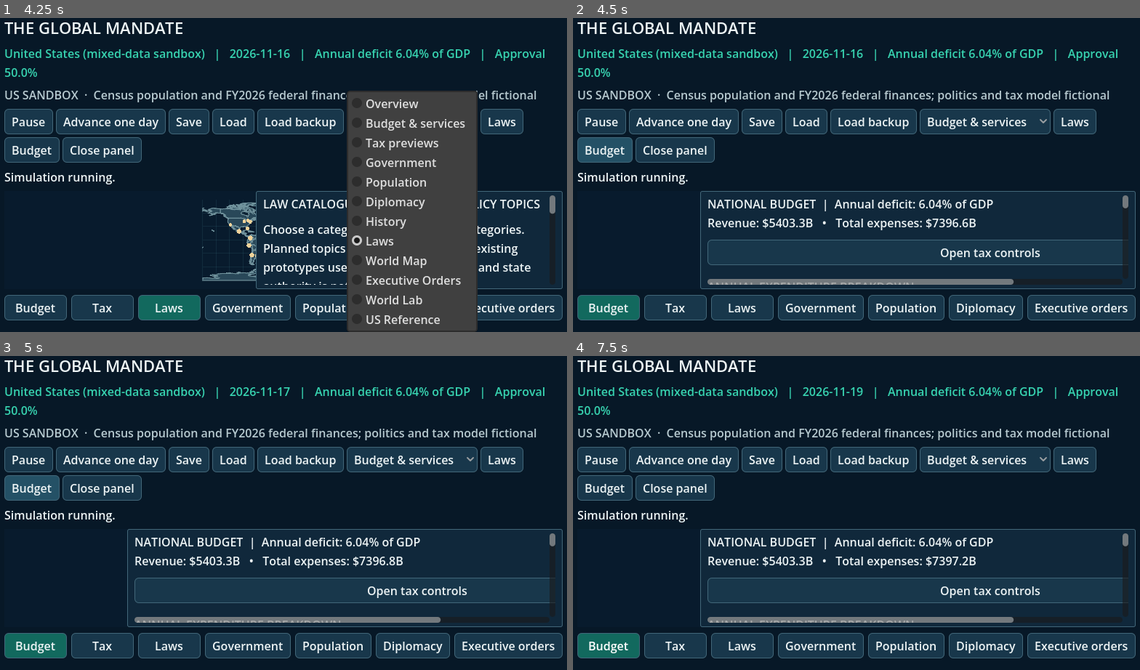
Above: before the commit, frames 1-4 (two rows, left to right).
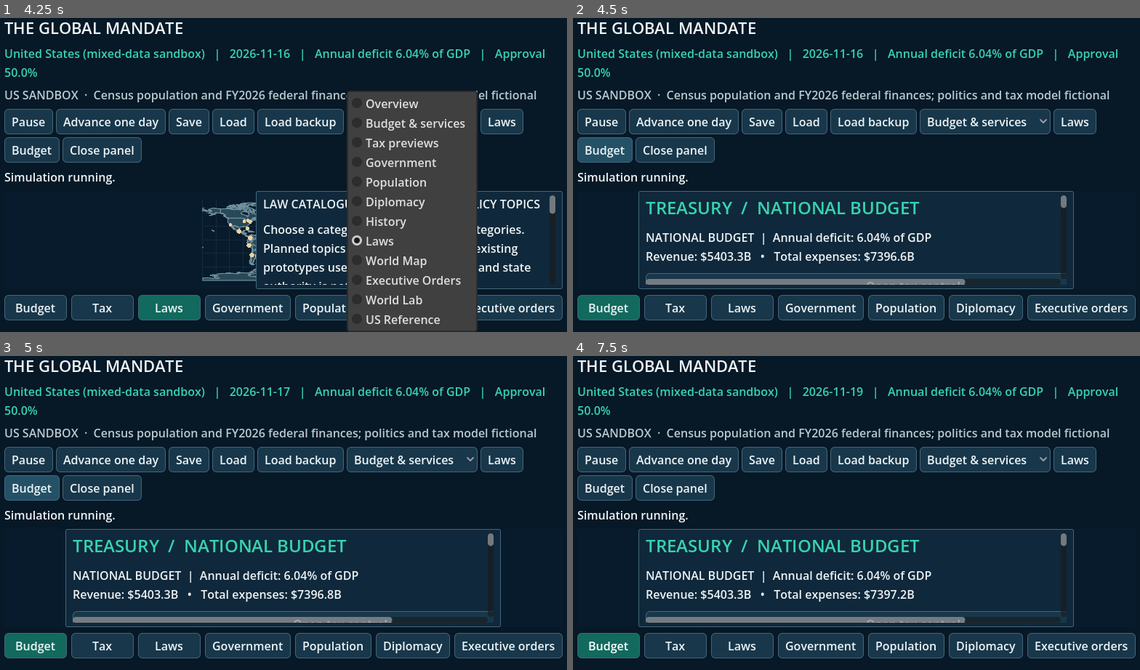
Above: after the commit, the same moments.

Repository: bhavishyadash/the-global-mandate
Game: Godot game, scene res://main.tscn
Two runs of this game, one before a commit and one after it. Both use one fixed random seed, a clock stepped at 60 frames per second and the inputs below.
Inputs (mouse positions are in pixels of both pictures, inside the frame that each line leads up to):
- Up to frame 1 (4.25 s): click "Resume" at 0.5 s; click "Advance one day" at 1.25 s; click "World Map" at 2 s; click "Laws" at 2.75 s; click "Laws" at 3.5 s
- Up to frame 2 (4.5 s): click "Budget" at 4.25 s
- Up to frame 3 (5 s): no input
- Up to frame 4 (7.5 s): click "Budget & services" at 5 s; click (935, 657) at 5.75 s, where only the run before the commit has a clickable "Health"; click "US Reference" at 6.5 s; click "Budget" at 7.25 s

Frame 1 is identical in both runs. In frame 2, 5.6% of the frame differs, in the area x 11-100%, y 55-87%; in frame 3, 5.6%; in frame 4, 5.6%.

Commit message:
Session 124: redesign treasury workspace

Diff:
--- a/ui/main.gd
+++ b/ui/main.gd
@@ -368,10 +368,10 @@
 		speed_picker.add_item("%d days/sec" % multiplier, multiplier)
 	speed_picker.item_selected.connect(func(index: int): speed = speed_picker.get_item_id(index))
 	budget_controls.add_child(speed_picker)
-	var category_controls := HBoxContainer.new()
+	var category_controls := HFlowContainer.new()
 	layout.add_child(category_controls)
 	var category_label := Label.new()
-	category_label.text = "Category proposal ($ millions)"
+	category_label.text = "Adjust spending · $ millions"
 	category_controls.add_child(category_label)
 	category_picker = OptionButton.new()
 	for category in World.CATEGORY_SHARES:
@@ -385,7 +385,7 @@
 	category_amount.value = world.country.spending_categories[category_picker.get_item_text(0)] / 1000000.0
 	category_controls.add_child(category_amount)
 	var category_button := Button.new()
-	category_button.text = "Review category ($ millions)"
+	category_button.text = "Review proposal"
 	category_button.pressed.connect(func(): _request_review("set_category_spending", {"category": category_picker.get_item_text(category_picker.selected), "amount": category_amount.value * 1000000.0}))
 	category_controls.add_child(category_button)
 	var tax_controls := HBoxContainer.new()
@@ -868,22 +868,28 @@
 	add_child(shared_talk_dialog)
 	for node in [budget_controls, category_controls, spending_preview, category_preview]:
 		node.reparent(finances)
+	var budget_title := Label.new()
+	budget_title.text = "TREASURY  /  NATIONAL BUDGET"
+	budget_title.add_theme_font_size_override("font_size", 24)
+	budget_title.add_theme_color_override("font_color", GovernmentTheme.ACCENT)
+	finances.add_child(budget_title)
+	finances.move_child(budget_title, 0)
 	budget_fiscal_summary = Label.new()
 	budget_fiscal_summary.name = "BudgetFiscalSummary"
 	budget_fiscal_summary.autowrap_mode = TextServer.AUTOWRAP_WORD_SMART
 	finances.add_child(budget_fiscal_summary)
-	finances.move_child(budget_fiscal_summary, 0)
+	finances.move_child(budget_fiscal_summary, 1)
 	var tax_link := Button.new()
 	tax_link.name = "BudgetTaxShortcut"
 	tax_link.text = "Open tax controls"
 	tax_link.pressed.connect(func(): dashboard_tabs.current_tab = 2; _set_dashboard_open(true))
 	finances.add_child(tax_link)
-	finances.move_child(tax_link, 1)
-	var chart_controls := HBoxContainer.new()
+	finances.move_child(tax_link, 2)
+	var chart_controls := HFlowContainer.new()
 	finances.add_child(chart_controls)
-	finances.move_child(chart_controls, 2)
+	finances.move_child(chart_controls, 3)
 	var chart_heading := Label.new()
-	chart_heading.text = "ANNUAL EXPENDITURE BREAKDOWN"
+	chart_heading.text = "EXPENDITURE BREAKDOWN"
 	chart_heading.size_flags_horizontal = Control.SIZE_EXPAND_FILL
 	chart_controls.add_child(chart_heading)
 	budget_mode = OptionButton.new()
@@ -891,12 +897,12 @@
 	budget_mode.add_item("Proposed category")
 	budget_mode.item_selected.connect(func(_index: int): _refresh_budget_breakdown())
 	chart_controls.add_child(budget_mode)
-	finances.move_child(category_controls, 3)
+	finances.move_child(category_controls, 4)
 	var chart_layout := BoxContainer.new()
 	budget_chart_layout = chart_layout
 	chart_layout.size_flags_horizontal = Control.SIZE_EXPAND_FILL
 	finances.add_child(chart_layout)
-	finances.move_child(chart_layout, 4)
+	finances.move_child(chart_layout, 5)
 	budget_chart = BudgetChart.new()
 	chart_layout.add_child(budget_chart)
 	var table := GridContainer.new()
@@ -931,7 +937,26 @@
 	budget_chart_note = Label.new()
 	budget_chart_note.autowrap_mode = TextServer.AUTOWRAP_WORD_SMART
 	finances.add_child(budget_chart_note)
-	finances.move_child(budget_chart_note, 5)
+	finances.move_child(budget_chart_note, 6)
+	# A two-column department desk keeps context beside the spending actions.
+	var insights := VBoxContainer.new()
+	insights.size_flags_horizontal = Control.SIZE_EXPAND_FILL
+	insights.add_theme_constant_override("separation", 8)
+	chart_layout.add_child(insights)
+	var actions := VBoxContainer.new()
+	actions.size_flags_horizontal = Control.SIZE_EXPAND_FILL
+	actions.add_theme_constant_override("separation", 8)
+	chart_layout.add_child(actions)
+	chart_controls.reparent(insights)
+	budget_chart.reparent(insights)
+	budget_chart_note.reparent(insights)
+	var actions_heading := Label.new()
+	actions_heading.text = "SPENDING  /  REVIEW CHANGES"
+	actions_heading.add_theme_color_override("font_color", GovernmentTheme.ACCENT)
+	actions.add_child(actions_heading)
+	table.reparent(actions)
+	category_controls.reparent(actions)
+	category_preview.reparent(actions)
 	forecast_horizon = OptionButton.new()
 	for days in [30, 90, 180, 365]:
 		forecast_horizon.add_item("Forecast horizon: %d days" % days, days)
@@ -1286,15 +1311,16 @@
 		return
 	var width := _dashboard_panel_width(dashboard_stage.size.x, responsive_compact)
 	if dashboard_tabs.current_tab == 1 and not responsive_compact:
-		width = minf(900.0, maxf(1.0, dashboard_stage.size.x * 0.78))
+		width = minf(1100.0, maxf(1.0, dashboard_stage.size.x * 0.78))
 	if is_instance_valid(budget_chart_layout):
-		budget_chart_layout.vertical = width < 610.0
-	dashboard_panel.anchor_left = 1.0
-	dashboard_panel.anchor_right = 1.0
+		budget_chart_layout.vertical = width < 760.0
+	var centered := dashboard_tabs.current_tab == 1 and not responsive_compact
+	dashboard_panel.anchor_left = 0.5 if centered else 1.0
+	dashboard_panel.anchor_right = 0.5 if centered else 1.0
 	dashboard_panel.anchor_top = 0.0
 	dashboard_panel.anchor_bottom = 1.0
-	dashboard_panel.offset_left = -width
-	dashboard_panel.offset_right = 0.0
+	dashboard_panel.offset_left = -width / 2.0 if centered else -width
+	dashboard_panel.offset_right = width / 2.0 if centered else 0.0
 	dashboard_panel.offset_top = 0.0
 	dashboard_panel.offset_bottom = 0.0
 
Not shown, changed: docs/GAME_DEVELOPMENT_REPORT.md
Not shown, added: docs/SESSION_124.md
